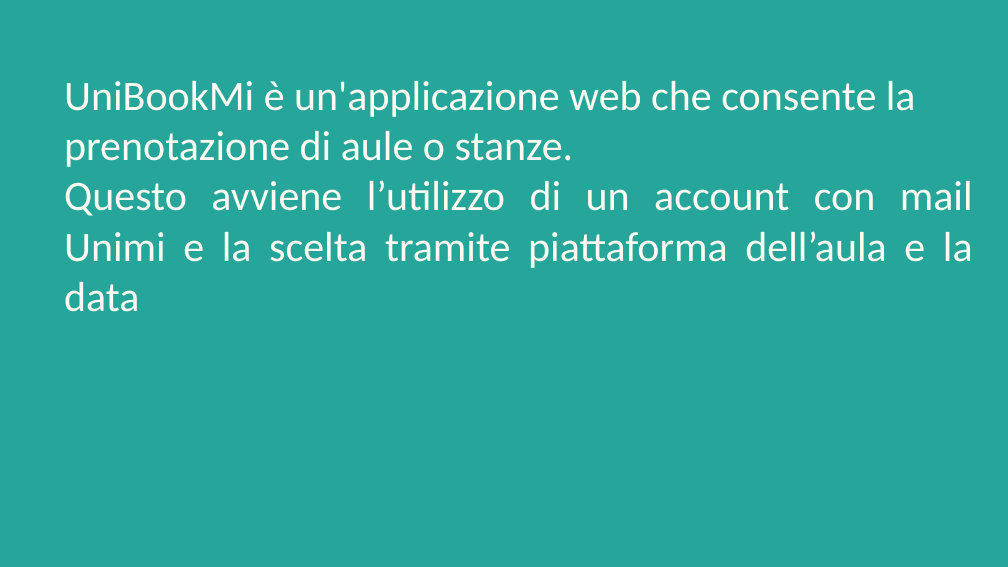
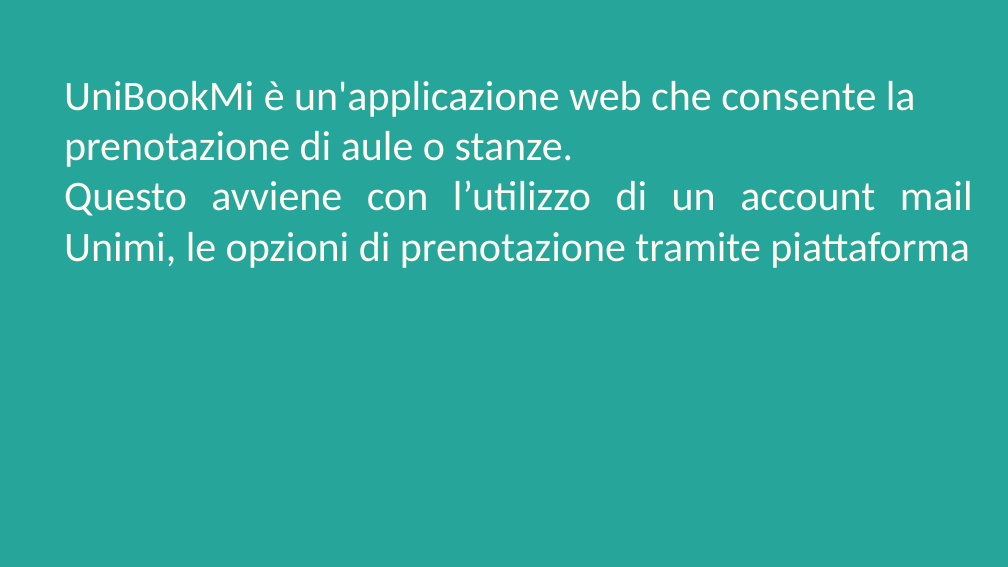
Before and after one commit to Giulia248/UniBookMi, a slide deck: slide 4 of others/Relazione UniBookMi.pptx. Drawn at 1008x567 pixels with LibreOffice and Linux fonts; fonts in the diff are those of the drawing. Boxes give left, top, right and bottom in pixels: in the first picture for what was removed or moved away, otherwise in the second. Text is boxed around its words. In the diff, an @@ line names an element or a change of style, - is before the commit and + after.

```diff
--- a/others/Relazione UniBookMi.pptx
+++ b/others/Relazione UniBookMi.pptx
@@ title at <box>64,180,973,268</box>: text changed @@
-Questo avviene l’utilizzo di un account con mail Unimi e la scelta tramite piattaforma dell’aula e la data
+Questo avviene con l’utilizzo di un account mail Unimi, le opzioni di prenotazione tramite piattaforma
```
Also in this commit, not shown: 8 other slides changed, 1 other file.
